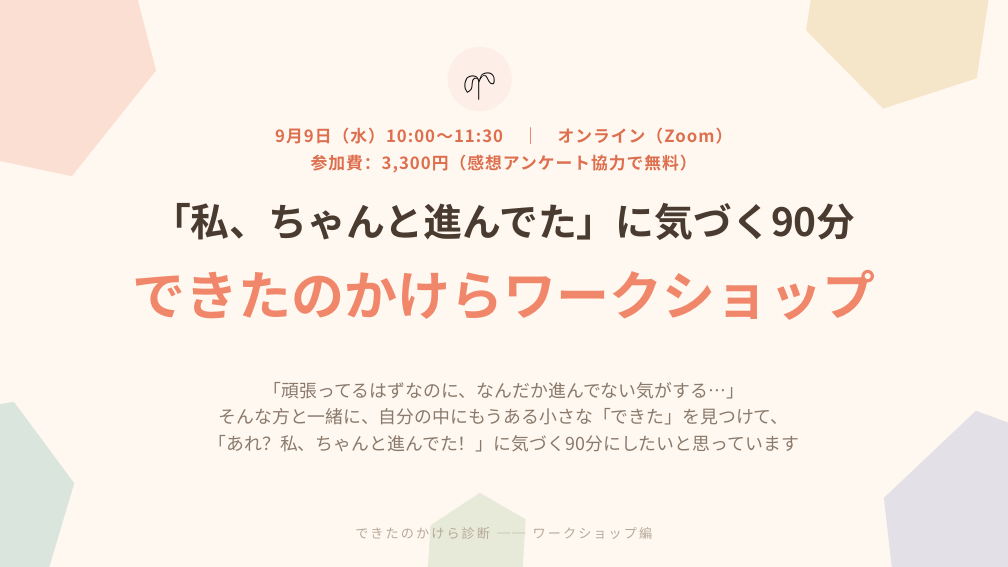
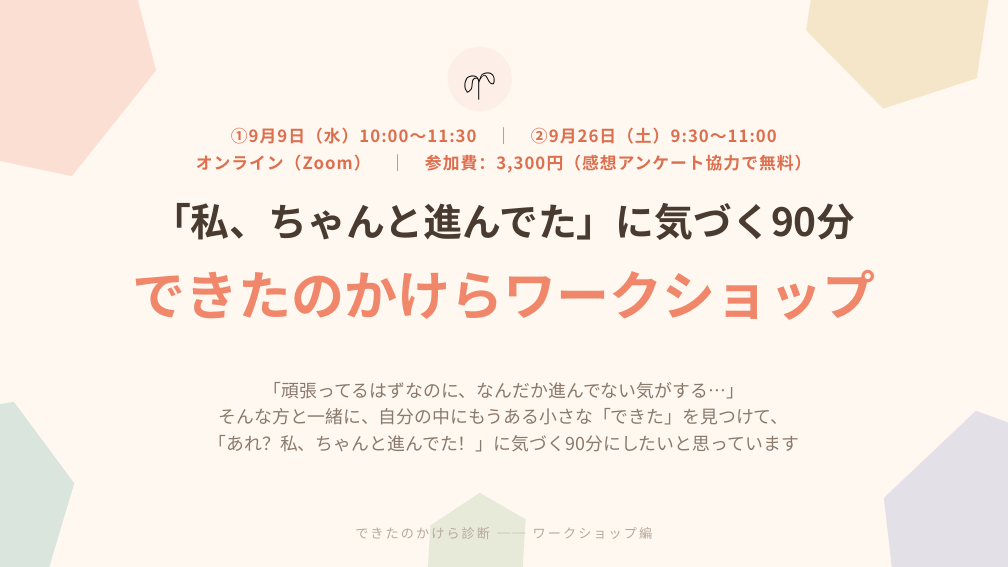
Before and after one commit to shiori0823/dekitanokakera-LM, a slide deck: slide 1 of workshop/dist/dekitanokakera-workshop.pptx. Drawn at 1008x567 pixels with LibreOffice and Linux fonts; fonts in the diff are those of the drawing. Boxes give left, top, right and bottom in pixels: in the first picture for what was removed or moved away, otherwise in the second. Text is boxed around its words. In the diff, an @@ line names an element or a change of style, - is before the commit and + after.

```diff
--- a/workshop/dist/dekitanokakera-workshop.pptx
+++ b/workshop/dist/dekitanokakera-workshop.pptx
@@ text at [231,127,811,173]: text changed @@
-9月9日（水）10:00〜11:30 ｜ オンライン（Zoom）
-参加費：3,300円（感想アンケート協力で無料）
+①9月9日（水）10:00〜11:30 ｜ ②9月26日（土）9:30〜11:00
+オンライン（Zoom） ｜ 参加費：3,300円（感想アンケート協力で無料）
```
Also in this commit, not shown: 1 other slide changed, 3 other files.
